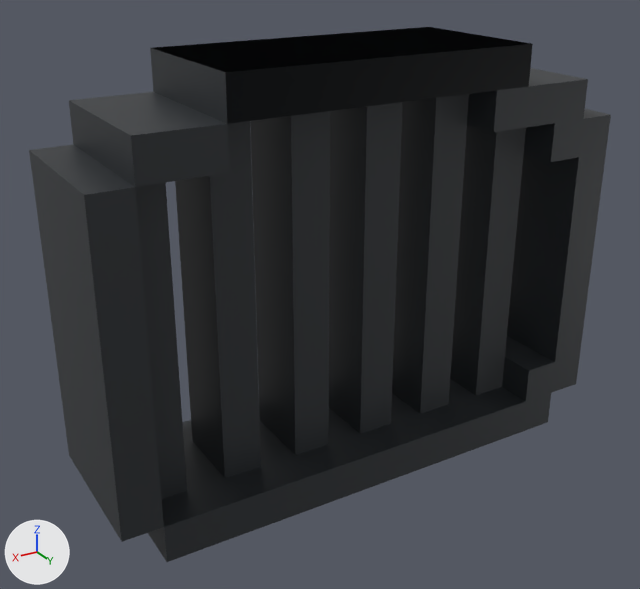
The glTF model Assets/Models/boiler_door.glb, before and after one commit.
Rendered twice from a camera (50 mm lens) standing at (11.45, 17.97, 7.83) and looking at (0.64, -0.04, -1.18). Arrows for +X, +Y and +Z are at lower left; the lights stay in place. Vertices at the same position are counted once.

The first picture shows 'generated(Clone)'.
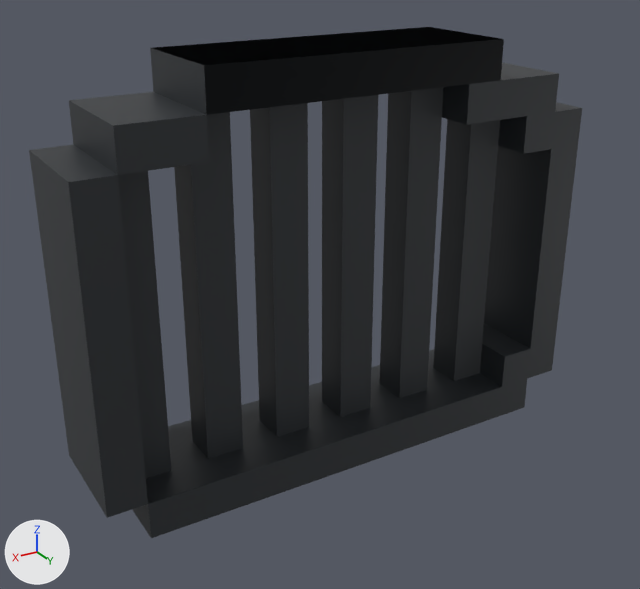
The newer file is also turned or shifted as a whole; pictures and numbers use the older file's frame.

Pixel boxes (x1, y1, x2, y2) of what changed, in the pictures (640 x 589 px):
'generated(Clone)', reshaped: before (29, 27, 611, 562); after (29, 27, 582, 538)

The edits, one by one:
me_instance has 106 vertices, 190 faces and spans x -7.0..7.0, y -2.0..2.0, z -6.0..5.0.
me_instance is used by ob_generated_clone; location (0.0, 0.0, 0.0).
me_instance part 1: all 53 vertices in x -7.0..7.0, y 1.0..2.0, z -6.0..5.0 are moved by (0.0, -1.0, 0.0).
